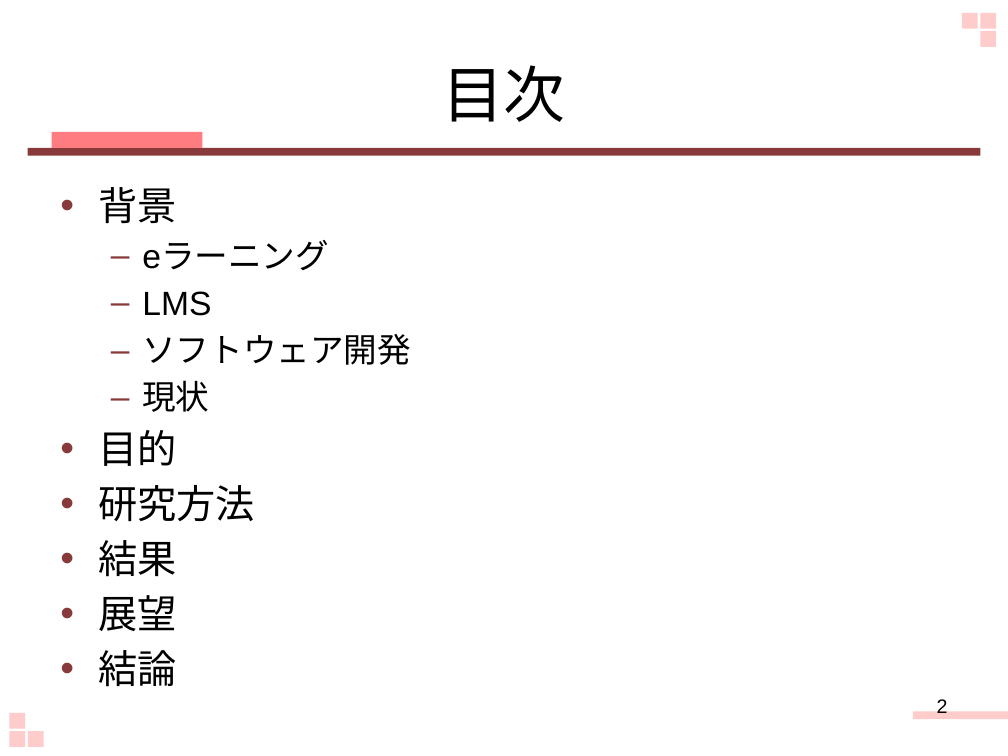
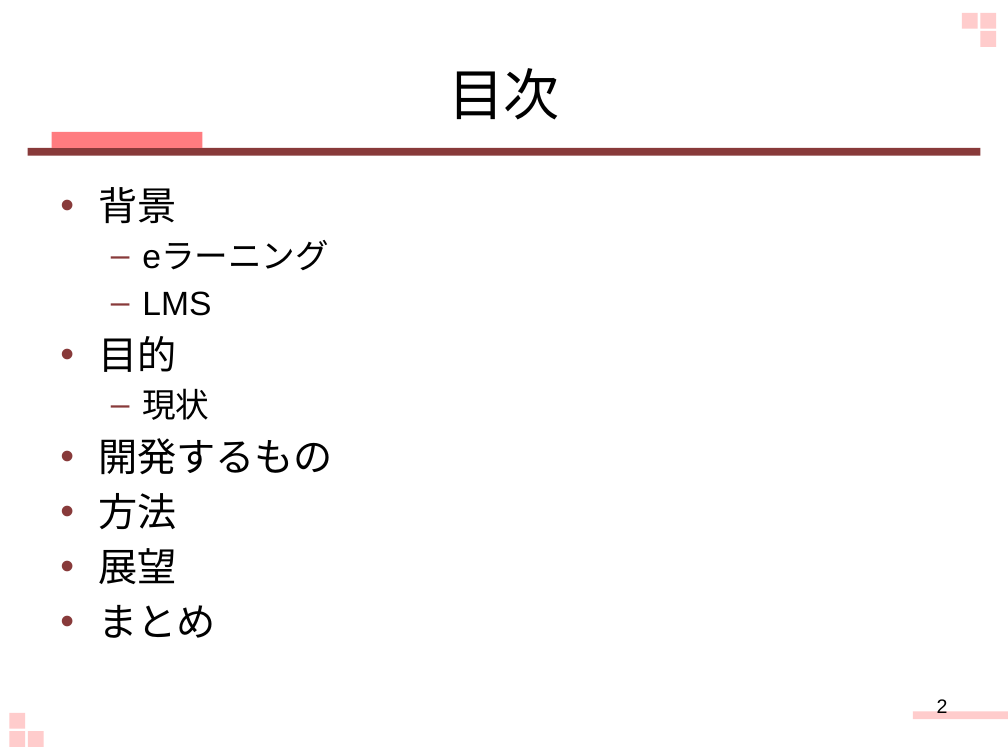
Before and after one commit to keimatsui/kadai, a slide deck: slide 2 of 卒業論文/2012/野口杏子/最終発表.pptx. Drawn at 1008x756 pixels with LibreOffice and Linux fonts; fonts in the diff are those of the drawing. Boxes give left, top, right and bottom in pixels: in the first picture for what was removed or moved away, otherwise in the second. Text is boxed around its words. In the diff, an @@ line names an element or a change of style, - is before the commit and + after.

```diff
--- a/卒業論文/2012/野口杏子/最終発表.pptx
+++ b/卒業論文/2012/野口杏子/最終発表.pptx
@@ title "目次" at (x1=448, y1=68, x2=560, y2=120): size 44 to 40 pt @@
@@ text at (x1=98, y1=336, x2=176, y2=372): text changed; size 24 to 28 pt @@
-  – ソフトウェア開発
+• 目的
@@ text at (x1=98, y1=438, x2=333, y2=529): text changed @@
-• 目的
-• 研究方法
-• 結果
+• 開発するもの
+• 方法
@@ text at (x1=98, y1=605, x2=215, y2=638): text changed @@
-• 結論
+• まとめ
```
Also in this commit, not shown: 15 other slides changed, 1 slide added.
